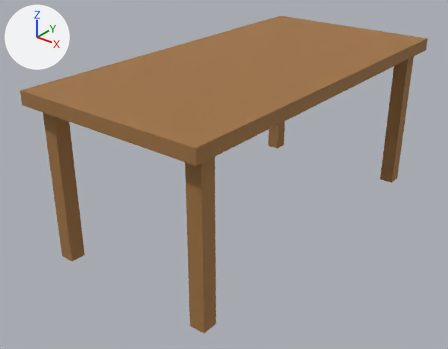
Before and after pictures for a commit that changed the glTF model gra-fabryka/godot/assets/models/stol.glb.
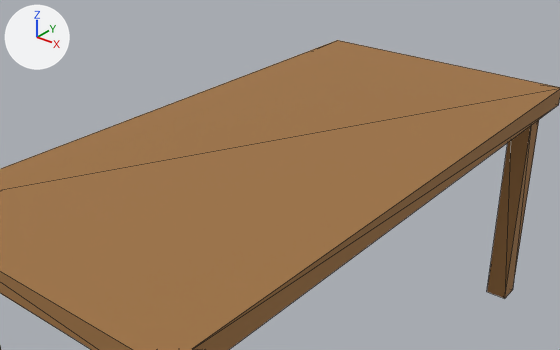
There are two pictures of each version: one whole from a 50 mm lens placed at (1.61, -2.21, 1.537), pointed at (-0.051, -0.134, 0.25), one close up from a 50 mm lens placed at (1.247, -1.585, 1.64), pointed at (0.208, -0.286, 0.835). The lights are fixed; the arrows at upper left show +X, +Y and +Z. The older version's two pictures come first. The close-ups show mesh edges as thin lines. Vertices at exactly the same position are counted once.

Objects in the first close-up: 'stol'.
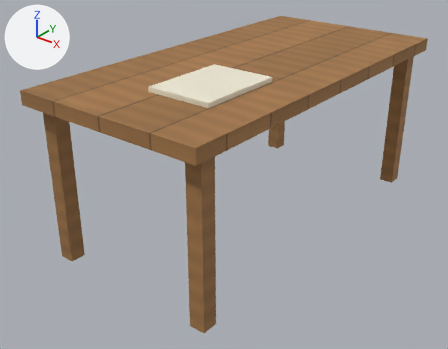
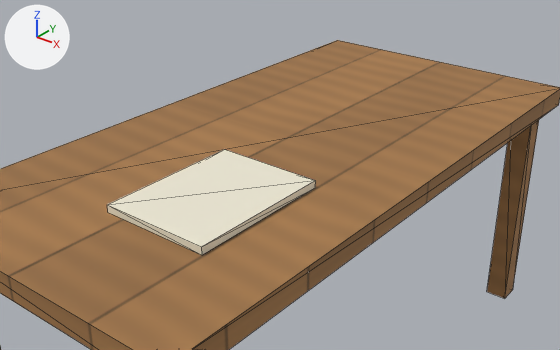
Edits to the bpy script that builds the scene:
```text
Add mat_m_papier:
    mat_m_papier = principled_material('M_papier')
    mat_m_papier.base_color = (0.852, 0.813, 0.664)  # pale yellow #eee9d5
    mat_m_papier.roughness = 0.8
Change me_cube_010:
    used by ob_stol; location = (0.0, 0.0, 0.75)
    remove me_cube_010.from_pydata(...)  # 40 vertices, 60 faces; spans x -0.45..0.45, y -0.9..0.9, z -0.75..0.03
    add me_cube_010.from_pydata(...)  # 48 vertices, 72 faces; spans x -0.45..0.45, y -0.9..0.9, z -0.75..0.05
    me_cube_010 part 1: a new loose piece, a box spanning x -0.05..0.25, y -0.6..-0.2, z 0.03..0.05, in mat_m_papier (pale yellow #eee9d5)
    add me_cube_010.materials.append(mat_m_papier)  # pale yellow #eee9d5
```

Changed parts and their boxes (x1, y1, x2, y2) in the close-ups (560 x 350 px):
part 1 of me_cube_010, added (pale yellow)
    after: (107, 149, 316, 255)
